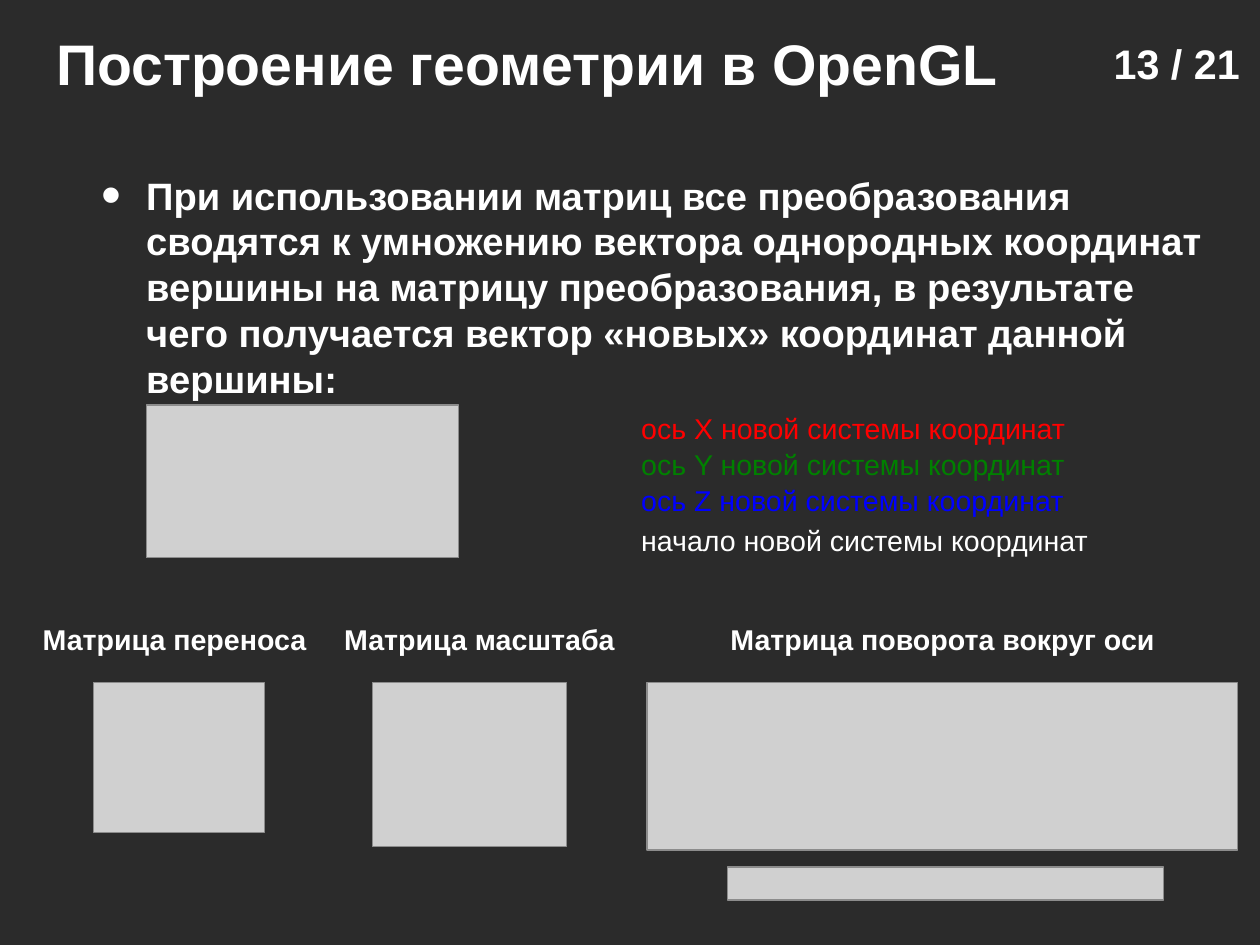
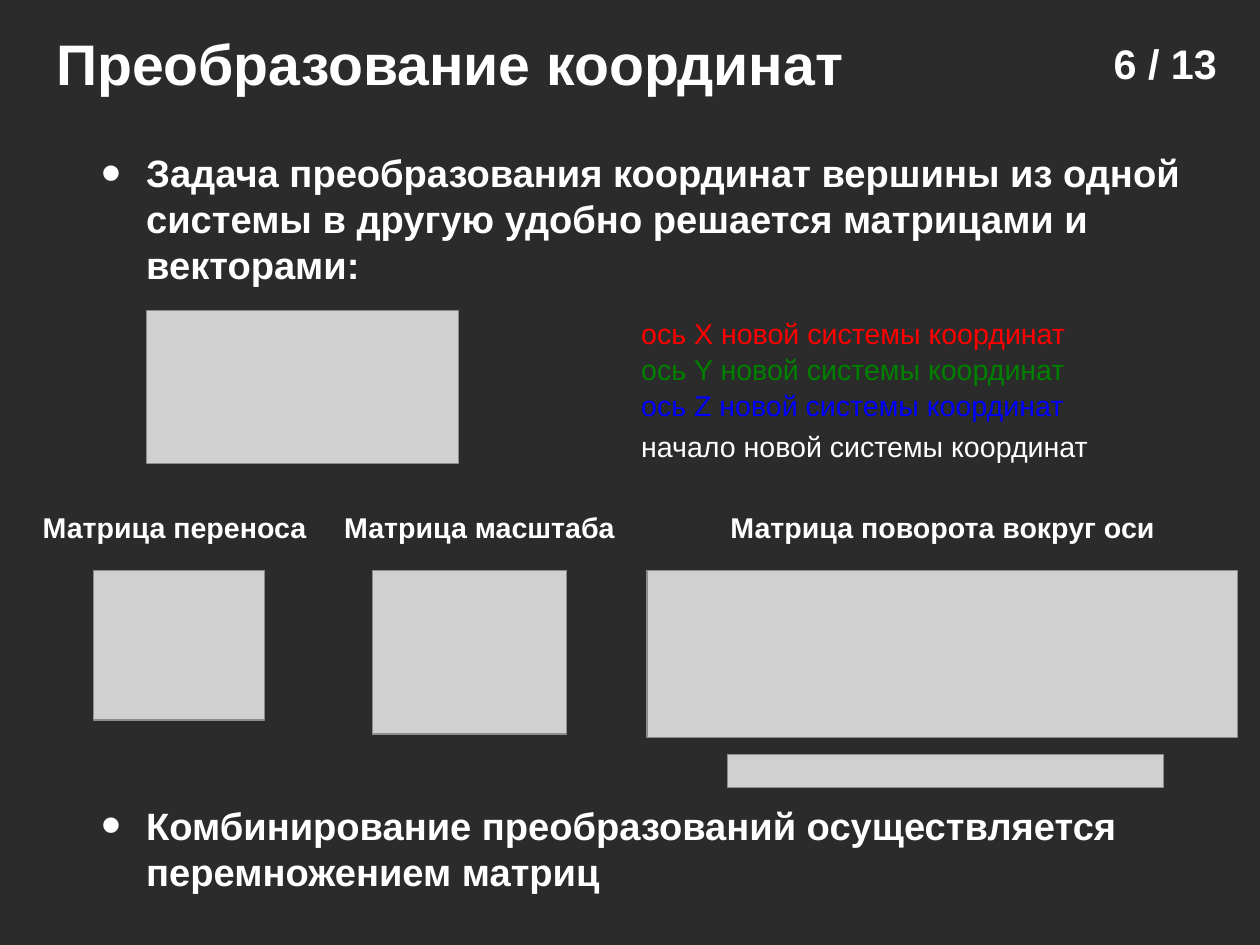
Before and after one commit to icosaeder/vr-lect, a slide deck: slide 6 of Лекции/Лекция 2/Лекция №2.odp (slide 13 before the commit). Drawn at 1260x945 pixels with LibreOffice and Linux fonts; fonts in the diff are those of the drawing; grey boxes stand for pictures; background and template pictures are left out; a plain dark background stands for a picture behind light text. Boxes give left, top, right and bottom in pixels: in the first picture for what was removed or moved away, otherwise in the second. Text is boxed around its words. In the diff, an @@ line names an element or a change of style, - is before the commit and + after.

Commit message:
update lectures 1 and 2

```diff
--- a/Лекции/Лекция 2/Лекция №2.odp
+++ b/Лекции/Лекция 2/Лекция №2.odp
@@ text at [56, 43, 844, 96]: text changed @@
-Построение геометрии в OpenGL
+Преобразование координат
@@ page number at [1114, 50, 1217, 80]: text changed @@
-13 / 21
+6 / 13
@@ text added at [146, 158, 1180, 287], 24 pt, text #FFFFFF, bold @@
+• Задача преобразования координат вершины из одной системы в другую удобно решается матрицами и векторами:
@@ text removed at [146, 182, 1201, 401] @@
-• При использовании матриц все преобразования сводятся к умножению вектора однородных координат вершины на матрицу преобразования, в результате чего получается вектор «новых» координат данной вершины:
@@ 4 texts, 1 picture: place and size @@
-4 texts, 1 picture at [146, 405, 1102, 558]
+4 texts, 1 picture at [146, 311, 1102, 464]
@@ 3 texts, 2 pictures: place and size @@
-3 texts, 2 pictures at [43, 629, 1155, 846]
+3 texts, 2 pictures at [43, 517, 1155, 734]
@@ picture: place and size @@
-picture at [727, 868, 1163, 901]
+picture at [647, 571, 1237, 737]
@@ picture: place and size @@
-picture at [647, 683, 1237, 850]
+picture at [727, 755, 1163, 788]
@@ text added at [146, 811, 1116, 894], 24 pt, text #FFFFFF, bold @@
+• Комбинирование преобразований осуществляется перемножением матриц
```
Also in this commit, not shown: 3 other slides changed, 8 slides added, 16 slides removed, 2 other files.
